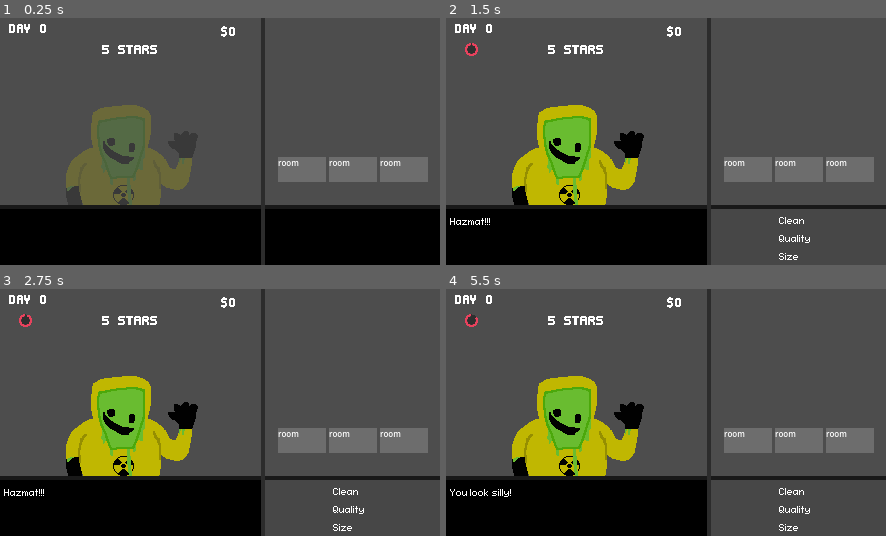
Above: before the commit, frames 1-4 (two rows, left to right).
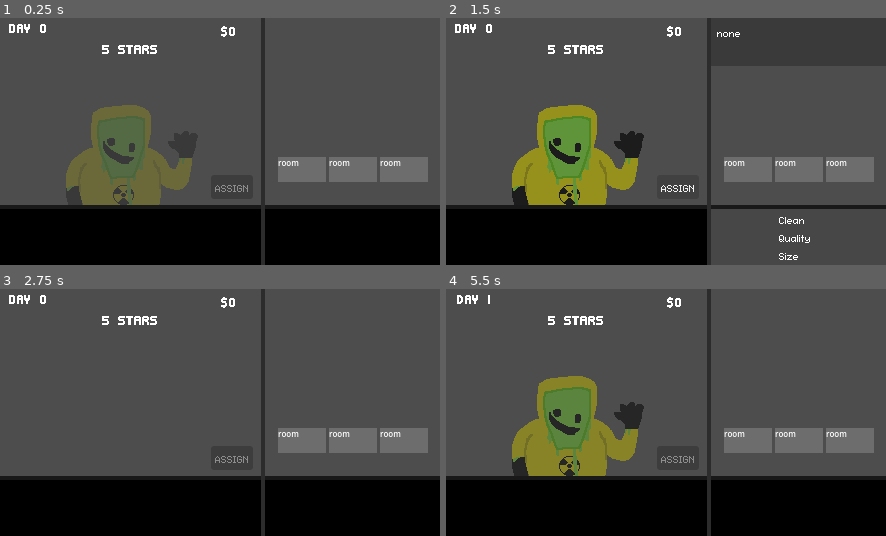
Above: after the commit, the same moments.

Repository: fawfle/brackeys-2026.1
Game: Godot game, scene res://scenes/game_scene.tscn
The game is run twice, just before and just after one commit, with the same random seed, the same clock (stepped at 60 frames per second) and the same inputs.
Inputs (mouse positions are in pixels of both pictures, inside the frame that each line leads up to):
- Up to frame 1 (0.25 s): no input
- Up to frame 2 (1.5 s): click "room" at 0.5 s; click (679, 185) at 1.25 s, where only the run after the commit has a clickable "ASSIGN"
- Up to frame 3 (2.75 s): click (352, 382) at 2.02 s
- Up to frame 4 (5.5 s): click (798, 489) at 2.75 s, where only the run before the commit has a clickable "Clean"; click (798, 508) at 3.5 s, where only the run before the commit has a clickable "Quality"; click (798, 526) at 4.25 s, where only the run before the commit has a clickable "Size"; click (578, 506) at 5 s

The runs differ from the first frame. In frame 1, less than 0.1% of the frame differs, in the area x 48-57%, y 67-71%; in frame 2, 8.5%; in frame 3, 17%; in frame 4, 18%, in the area x 0-100%, y 2-100%.

Commit message:
added room hovering

Diff:
--- a/scenes/game manager.gd
+++ b/scenes/game manager.gd
@@ -14,6 +14,7 @@
 #TODO: placeholder, replace with actual stars
 @onready var star_rating: Label = $"CanvasLayer/GuestWindow/StarRating"
 @onready var radial_bar: TextureProgressBar = $CanvasLayer/GuestWindow/GuestTimerRadialBar
+@onready var assign_button: Button = $CanvasLayer/GuestWindow/AssignButton
 
 var day: int = 0
 
@@ -52,6 +53,7 @@
 	radial_bar.visible = false
 
 	Globals.select_room.connect(on_room_select)
+	assign_button.button_down.connect(_on_assign_button_button_down)
 
 	begin_assigning_phase()
 
@@ -76,7 +78,9 @@
 
 func begin_upgrading_phase() -> void:
 	phase = Phase.UPGRADING
-	## michael TODO
+
+	await Globals.text_finished
+
 	begin_next_phase()
 
 func begin_checkout_phase() -> void:
@@ -130,7 +134,7 @@
 	Globals.set_text.emit(current_guest.goodbye)
 	await Globals.text_finished
 	await play_guest_exit_animation(current_guest.node)
-	guest_parent.remove_child(current_guest.node)
+	current_guest.node.queue_free()
 	manage_next_guest()
 
 ## currently duplicate guests and set traits here. Maybe change in the future if it's confusing.
@@ -151,7 +155,7 @@
 
 	if Globals.DEBUG: print("CHECKING OUT: " + str(current_guest))
 
-	guest_parent.add_child(current_guest.node)
+	current_guest.node.reparent(guest_parent)
 	await play_guest_enter_animation(current_guest.node)
 
 	current_guest.update_happiness_rating()
@@ -178,16 +182,17 @@
 
 	current_guest = null
 	await play_guest_exit_animation(guest_node)
-	guest_parent.remove_child(guest_node)
+	guest_node.queue_free()
 	await get_tree().create_timer(0.8).timeout
 	begin_checkout_next_guest()
 
 ## hook for room selection for assigning guest
 func on_room_select(room: Room):
 	if phase == Phase.ASSIGNING:
-		assign_current_guest(room)
-	elif phase == Phase.UPGRADING:
-		manage_room(room)
+		assign_button.disabled = room == null
+
+func _on_assign_button_button_down() -> void:
+	if Hotel.inst.selected_room != null: assign_current_guest(Hotel.inst.selected_room)
 
 
 func assign_current_guest(room: Room):
@@ -203,14 +208,11 @@
 	guest_leave_timer.timeout.emit() # need to call manually :)
 
 	await play_guest_exit_animation(guest_node)
-	guest_parent.remove_child(guest_node)
+	guest_node.reparent(room)
 	await get_tree().create_timer(0.8).timeout
 
 	manage_next_guest()
 
-func manage_room(room: Room):
-	## TODO: remove, michael will deal with
-	pass
 
 func start_assign_guest_leave_timer(guest: Guest):
 	guest_leave_timer.start(assign_guest_leave_time)
--- a/scenes/game_scene.tscn
+++ b/scenes/game_scene.tscn
@@ -2,9 +2,10 @@
 
 [ext_resource type="Script" uid="uid://fehsvnq2kohw" path="res://scenes/game manager.gd" id="1_w5aja"]
 [ext_resource type="FontFile" uid="uid://qo71mx2v8dp" path="res://fonts/edit-undo.brk.ttf" id="2_bw6k5"]
-[ext_resource type="PackedScene" path="res://scenes/text_bar.tscn" id="2_ycayy"]
-[ext_resource type="Script" path="res://scenes/day_label.gd" id="3_y3j0m"]
+[ext_resource type="PackedScene" uid="uid://buyxfh2m4xbm5" path="res://scenes/text_bar.tscn" id="2_ycayy"]
+[ext_resource type="Script" uid="uid://cfpiqvmer5qe" path="res://scenes/day_label.gd" id="3_y3j0m"]
 [ext_resource type="Script" uid="uid://donsdw52b18or" path="res://scenes/money_label.gd" id="4_rurhu"]
+[ext_resource type="Theme" uid="uid://bqm4ull505em5" path="res://themes/theme.tres" id="6_b5spy"]
 [ext_resource type="PackedScene" uid="uid://cfjqr6pfo71kp" path="res://scenes/ui/radial_bar.tscn" id="6_kk2rg"]
 [ext_resource type="PackedScene" uid="uid://bntofo8m6s6ra" path="res://scenes/hotel_window.tscn" id="7_kk2rg"]
 
@@ -76,17 +77,15 @@
 offset_bottom = 247.0
 grow_vertical = 1
 
-[node name="Separator" type="ColorRect" parent="CanvasLayer/GuestWindow" unique_id=1946174638]
-layout_mode = 1
-anchors_preset = 11
-anchor_left = 1.0
-anchor_right = 1.0
-anchor_bottom = 1.0
-offset_left = -2.0
-offset_right = 2.0
-grow_horizontal = 0
-grow_vertical = 2
-color = Color(0.17103913, 0.17103916, 0.1710391, 1)
+[node name="AssignButton" type="Button" parent="CanvasLayer/GuestWindow" unique_id=688169922]
+layout_mode = 0
+offset_left = 211.0
+offset_top = 157.0
+offset_right = 253.0
+offset_bottom = 181.0
+theme = ExtResource("6_b5spy")
+disabled = true
+text = "ASSIGN"
 
 [node name="GuestTimerRadialBar" parent="CanvasLayer/GuestWindow" unique_id=1939724707 instance=ExtResource("6_kk2rg")]
 layout_mode = 0
@@ -95,6 +94,17 @@
 offset_right = 38.0
 offset_bottom = 44.0
 
+[node name="Separator" type="ColorRect" parent="CanvasLayer" unique_id=1946174638]
+anchors_preset = 11
+anchor_left = 1.0
+anchor_right = 1.0
+anchor_bottom = 1.0
+offset_left = -179.0
+offset_right = -175.0
+grow_horizontal = 0
+grow_vertical = 2
+color = Color(0.17103913, 0.17103916, 0.1710391, 1)
+
 [node name="HotelWindow" parent="CanvasLayer" unique_id=1529008732 instance=ExtResource("7_kk2rg")]
 
 [node name="GuestLeaveTimer" type="Timer" parent="." unique_id=1307805656]
--- a/scenes/hotel/room.tscn
+++ b/scenes/hotel/room.tscn
@@ -35,3 +35,5 @@
 text = "room"
 
 [connection signal="button_down" from="TextureButton" to="." method="_on_texture_button_button_down"]
+[connection signal="mouse_entered" from="TextureButton" to="." method="_on_texture_button_mouse_entered"]
+[connection signal="mouse_exited" from="TextureButton" to="." method="_on_texture_button_mouse_exited"]
--- a/scenes/hotel_window.tscn
+++ b/scenes/hotel_window.tscn
@@ -3,6 +3,7 @@
 [ext_resource type="Script" uid="uid://dby1dcjvrtap5" path="res://scripts/hotel.gd" id="1_3n61i"]
 [ext_resource type="PackedScene" uid="uid://4gii0y616804" path="res://scenes/hotel/room.tscn" id="1_6fsk1"]
 [ext_resource type="FontFile" uid="uid://bnw2vf51g52tq" path="res://fonts/fs-pixel-sans-unicode-regular.ttf" id="3_43vyb"]
+[ext_resource type="PackedScene" uid="uid://cv2oiqhjqdy6a" path="res://scenes/ui/room_info_menu.tscn" id="4_16lx5"]
 
 [node name="HotelWindow" type="Control" unique_id=1529008732]
 layout_mode = 3
@@ -35,12 +36,18 @@
 grow_horizontal = 2
 color = Color(0.1, 0.1, 0.1, 1)
 
+[node name="RoomDeselect" type="TextureButton" parent="." unique_id=538093867]
+layout_mode = 0
+offset_right = 175.0
+offset_bottom = 187.0
+
 [node name="Rooms" type="Control" parent="." unique_id=956017151]
 layout_mode = 1
 anchor_right = 1.0
 anchor_bottom = 0.75303644
 grow_horizontal = 2
 grow_vertical = 2
+mouse_filter = 2
 metadata/_edit_use_anchors_ = true
 
 [node name="Room" parent="Rooms" unique_id=963365455 instance=ExtResource("1_6fsk1")]
@@ -87,7 +94,7 @@
 grow_vertical = 0
 location = Vector2(1, 0)
 
-[node name="UpgradeMenu" type="Control" parent="." unique_id=774352026]
+[node name="RoomUpgradeMenu" type="Control" parent="." unique_id=774352026]
 layout_mode = 1
 anchors_preset = 7
 anchor_left = 0.5
@@ -101,13 +108,13 @@
 grow_vertical = 0
 mouse_filter = 2
 
-[node name="Clean" type="TextureButton" parent="UpgradeMenu" unique_id=175579154]
+[node name="Clean" type="TextureButton" parent="RoomUpgradeMenu" unique_id=175579154]
 layout_mode = 1
 offset_right = 175.0
 offset_bottom = 20.0
 metadata/_edit_group_ = true
 
-[node name="ColorRect" type="ColorRect" parent="UpgradeMenu/Clean" unique_id=134448038]
+[node name="ColorRect" type="ColorRect" parent="RoomUpgradeMenu/Clean" unique_id=134448038]
 layout_mode = 1
 anchors_preset = 15
 anchor_right = 1.0
@@ -117,7 +124,7 @@
 mouse_filter = 2
 color = Color(0.27935672, 0.27935672, 0.27935672, 1)
 
-[node name="Label" type="Label" parent="UpgradeMenu/Clean" unique_id=1987835308]
+[node name="Label" type="Label" parent="RoomUpgradeMenu/Clean" unique_id=1987835308]
 layout_mode = 1
 anchors_preset = 8
 anchor_left = 0.5
@@ -133,7 +140,7 @@
 theme_override_fonts/font = ExtResource("3_43vyb")
 text = "Clean"
 
-[node name="Quality" type="TextureButton" parent="UpgradeMenu" unique_id=1929904523]
+[node name="Quality" type="TextureButton" parent="RoomUpgradeMenu" unique_id=1929904523]
 layout_mode = 1
 anchors_preset = 4
 anchor_top = 0.5
@@ -144,7 +151,7 @@
 grow_vertical = 2
 metadata/_edit_group_ = true
 
-[node name="ColorRect" type="ColorRect" parent="UpgradeMenu/Quality" unique_id=1987510585]
+[node name="ColorRect" type="ColorRect" parent="RoomUpgradeMenu/Quality" unique_id=1987510585]
 layout_mode = 1
 anchors_preset = 15
 anchor_right = 1.0
@@ -154,7 +161,7 @@
 mouse_filter = 2
 color = Color(0.27935672, 0.27935672, 0.27935672, 1)
 
-[node name="Label" type="Label" parent="UpgradeMenu/Quality" unique_id=801570999]
+[node name="Label" type="Label" parent="RoomUpgradeMenu/Quality" unique_id=801570999]
 layout_mode = 1
 anchors_preset = 8
 anchor_left = 0.5
@@ -170,7 +177,7 @@
 theme_override_fonts/font = ExtResource("3_43vyb")
 text = "Quality"
 
-[node name="Size" type="TextureButton" parent="UpgradeMenu" unique_id=1143641771]
+[node name="Size" type="TextureButton" parent="RoomUpgradeMenu" unique_id=1143641771]
 layout_mode = 1
 anchors_preset = 2
 anchor_top = 1.0
@@ -180,7 +187,7 @@
 grow_vertical = 0
 metadata/_edit_group_ = true
 
-[node name="ColorRect" type="ColorRect" parent="UpgradeMenu/Size" unique_id=1980022766]
+[node name="ColorRect" type="ColorRect" parent="RoomUpgradeMenu/Size" unique_id=1980022766]
 layout_mode = 1
 anchors_preset = 15
 anchor_right = 1.0
@@ -190,7 +197,7 @@
 mouse_filter = 2
 color = Color(0.27935672, 0.27935672, 0.27935672, 1)
 
-[node name="Label" type="Label" parent="UpgradeMenu/Size" unique_id=1321065765]
+[node name="Label" type="Label" parent="RoomUpgradeMenu/Size" unique_id=1321065765]
 layout_mode = 1
 anchors_preset = 8
 anchor_left = 0.5
@@ -206,6 +213,9 @@
 theme_override_fonts/font = ExtResource("3_43vyb")
 text = "Size"
 
-[connection signal="pressed" from="UpgradeMenu/Clean" to="." method="_on_clean_pressed"]
-[connection signal="pressed" from="UpgradeMenu/Quality" to="." method="_on_quality_pressed"]
-[connection signal="pressed" from="UpgradeMenu/Size" to="." method="_on_size_pressed"]
+[node name="RoomInfoMenu" parent="." unique_id=1346516254 instance=ExtResource("4_16lx5")]
+layout_mode = 1
+
+[connection signal="pressed" from="RoomUpgradeMenu/Clean" to="." method="_on_clean_pressed"]
+[connection signal="pressed" from="RoomUpgradeMenu/Quality" to="." method="_on_quality_pressed"]
+[connection signal="pressed" from="RoomUpgradeMenu/Size" to="." method="_on_size_pressed"]
--- /dev/null
+++ b/scenes/ui/room_info_menu.gd
@@ -0,0 +1,6 @@
+class_name RoomInfoMenu extends Control
+
+@onready var guest_label: Label = $Guest
+
+func update_viewed_room(room: Room):
+	guest_label.text = room.guest.name if room.guest != null else "none"
--- /dev/null
+++ b/scenes/ui/room_info_menu.tscn
@@ -0,0 +1,30 @@
+[gd_scene format=3 uid="uid://cv2oiqhjqdy6a"]
+
+[ext_resource type="Theme" uid="uid://bqm4ull505em5" path="res://themes/theme.tres" id="1_e8e1h"]
+[ext_resource type="Script" uid="uid://i75im4x6l8i" path="res://scenes/ui/room_info_menu.gd" id="1_wxk2m"]
+
+[node name="RoomInfoMenu" type="Control" unique_id=1346516254]
+layout_mode = 3
+anchors_preset = 10
+anchor_right = 1.0
+offset_bottom = 48.0
+grow_horizontal = 2
+script = ExtResource("1_wxk2m")
+
+[node name="ColorRect" type="ColorRect" parent="." unique_id=252871795]
+layout_mode = 1
+anchors_preset = 15
+anchor_right = 1.0
+anchor_bottom = 1.0
+grow_horizontal = 2
+grow_vertical = 2
+color = Color(0, 0, 0, 0.23529412)
+
+[node name="Guest" type="Label" parent="." unique_id=624130536]
+layout_mode = 0
+offset_left = 6.0
+offset_top = 6.0
+offset_right = 46.0
+offset_bottom = 29.0
+theme = ExtResource("1_e8e1h")
+text = "Guest:"
--- a/scripts/globals.gd
+++ b/scripts/globals.gd
@@ -5,6 +5,7 @@
 var DEBUG: bool = true
 
 ## signals phase changes
+@warning_ignore("unused_signal")
 signal phase_changed(phase: GameManager.Phase)
 
 ## used to signal textbox to display a mesage. Message is given as an array and clicking through will cycle until final message.
@@ -22,9 +23,10 @@
 ## used by rooms to signal a click.
 signal select_room(room: Room)
 
-## used by rooms to signal a hover.
+## used by rooms to signal a hover/exit hover.
 @warning_ignore("unused_signal")
 signal hover_room(room: Room)
+signal exit_hover_room(room: Room)
 
 @warning_ignore(("unused_signal"))
 signal begin_day(day: int)
--- a/scripts/hotel.gd
+++ b/scripts/hotel.gd
@@ -1,17 +1,57 @@
 class_name Hotel extends Node
 
-@onready var upgrade_menu = $UpgradeMenu
-var selected_room: Room = null
+static var inst: Hotel = null
 
+## "button" that deselects selected room. For "clicking off"
+@onready var room_deselect: TextureButton = $RoomDeselect
+
+@onready var room_upgrade_menu: Control = $RoomUpgradeMenu
+@onready var room_info_menu: RoomInfoMenu = $RoomInfoMenu
+
+var selected_room: Room = null:
+	get: return selected_room
+	set(value):
+		selected_room = value
+		update_room_info_menu()
+var hovered_room: Room = null:
+	get: return hovered_room
+	set(value):
+		hovered_room = value
+		update_room_info_menu()
 
 # TODO: manage rooms, assign positions, hold hotel upgrades and allow building of new rooms/floors
 func _ready() -> void:
-	Globals.select_room.connect(on_select_room)
-	upgrade_menu.visible = false
+	inst = self
 
-func on_select_room(room: Room):
-	upgrade_menu.visible = true
+	Globals.select_room.connect(_on_select_room)
+	Globals.hover_room.connect(_on_hover_room)
+	Globals.exit_hover_room.connect(_on_exit_hover_room)
+	room_deselect.button_down.connect(func(): Globals.select_room.emit(null))
+
+	room_upgrade_menu.visible = false
+	room_info_menu.visible = false
+
+func _on_select_room(room: Room):
 	selected_room = room
+	room_upgrade_menu.visible = room != null
+
+func _on_hover_room(room: Room):
+	hovered_room = room
+
+func _on_exit_hover_room(room: Room):
+	print(hovered_room == room)
+	if hovered_room == room:
+		hovered_room = null
+
+func update_room_info_menu():
+	var room: Room = hovered_room
+	if room == null: room = selected_room
+	if room == null:
+		room_info_menu.visible = false
+		return
+
+	room_info_menu.visible = true
+	room_info_menu.update_viewed_room(room)
 
 
 func _on_clean_pressed() -> void:
--- a/scripts/room.gd
+++ b/scripts/room.gd
@@ -22,6 +22,13 @@
 
 func _on_texture_button_button_down() -> void:
 	Globals.select_room.emit(self)
+
+func _on_texture_button_mouse_entered() -> void:
+	Globals.hover_room.emit(self)
+
+func _on_texture_button_mouse_exited() -> void:
+	Globals.exit_hover_room.emit(self)
+
 
 func checkout_guest() -> Guest:
 	for guest_trait: GuestTrait in guest.traits:
--- /dev/null
+++ b/themes/theme.tres
@@ -0,0 +1,7 @@
+[gd_resource type="Theme" format=3 uid="uid://bqm4ull505em5"]
+
+[ext_resource type="FontFile" uid="uid://bnw2vf51g52tq" path="res://fonts/fs-pixel-sans-unicode-regular.ttf" id="1_1h68f"]
+
+[resource]
+default_font = ExtResource("1_1h68f")
+default_font_size = 16
Not shown, added: scenes/ui/room_info_menu.gd.uid
